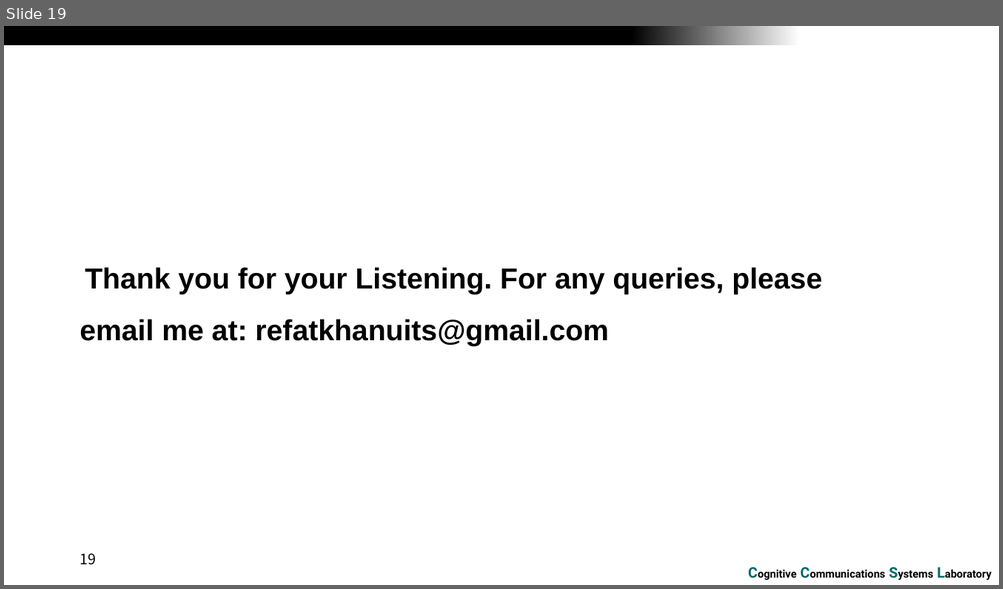
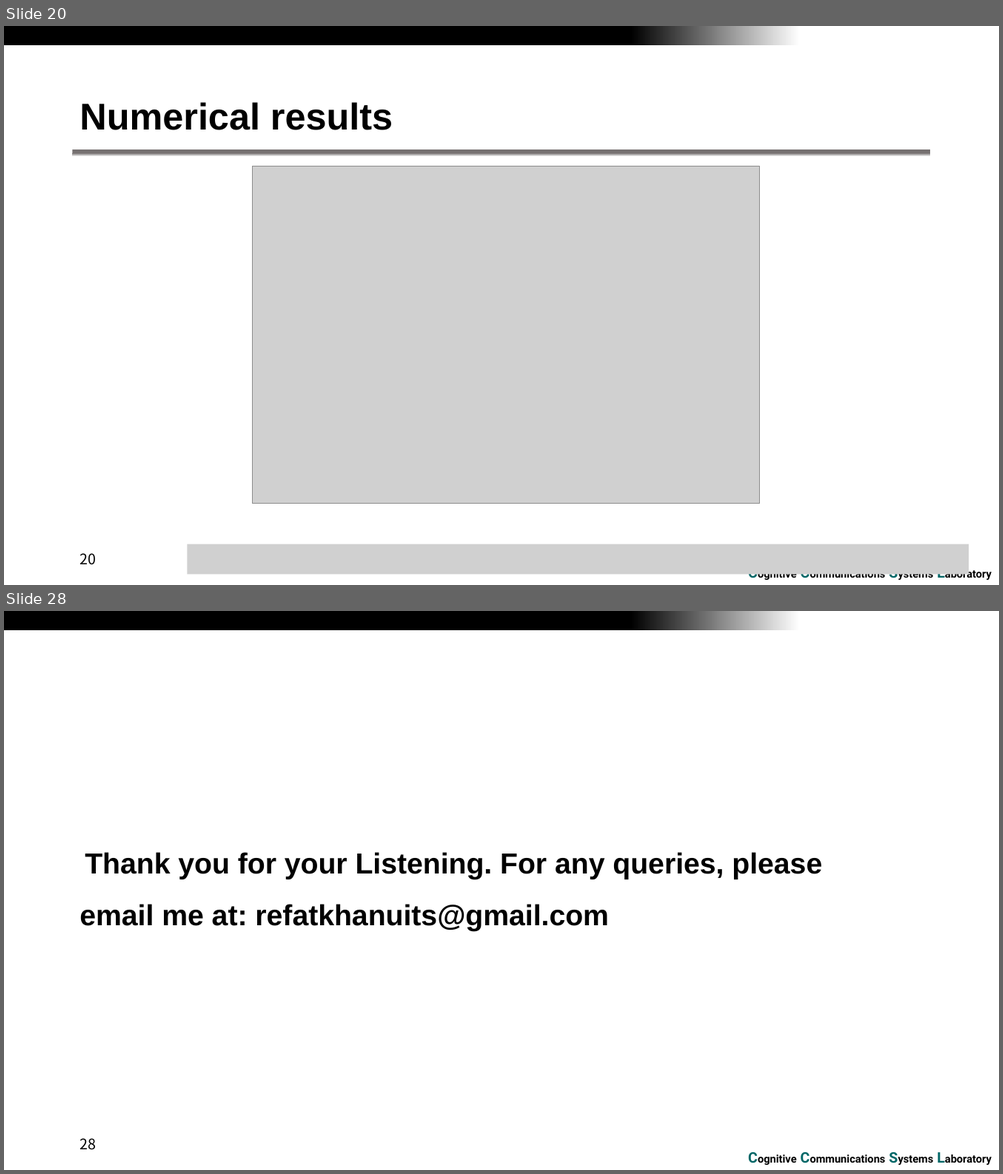
Before and after one commit to RefatHanbat/Presentation-of-SDM, a slide deck: winter_conference_2024.pptx. Shown one above the other, each under a label of ours: slide 19 before the commit, slides 20 and 28 after it; the slides between them are not shown. The pictures are 1003x589 and 1003x1174 pixels, drawn with LibreOffice and Linux fonts; fonts in the diff are those of the drawing; grey boxes stand for pictures; background and template pictures are left out. Boxes give left, top, right and bottom in pixels: in the first picture for what was removed or moved away, otherwise in the second. Text is boxed around its words. In the diff, an @@ line names an element or a change of style, - is before the commit and + after.

```diff
--- a/winter_conference_2024.pptx
+++ b/winter_conference_2024.pptx
@@ slide 20 added at (4, 26, 999, 585), background #FFFFFF; not listed: 2 template elements that a slide beside it also shows @@
@@ title added at (79, 102, 392, 130), 36 pt, text #000000, bold @@
+Numerical results
@@ rectangle added at (73, 150, 930, 156), fill gradient #767171 to #FFFFFF @@
@@ picture added at (252, 167, 759, 503) @@
@@ page number added at (79, 554, 96, 565), 14 pt, text #000000 @@
+20
@@ picture added at (188, 545, 969, 574) @@
@@ what was slide 19 is now slide 28 @@
@@ page number at (79, 1139, 96, 1150): text changed @@
-19
+28
```
Also in this commit, not shown: 4 slides changed, 21 other slides added, 12 slides removed.
